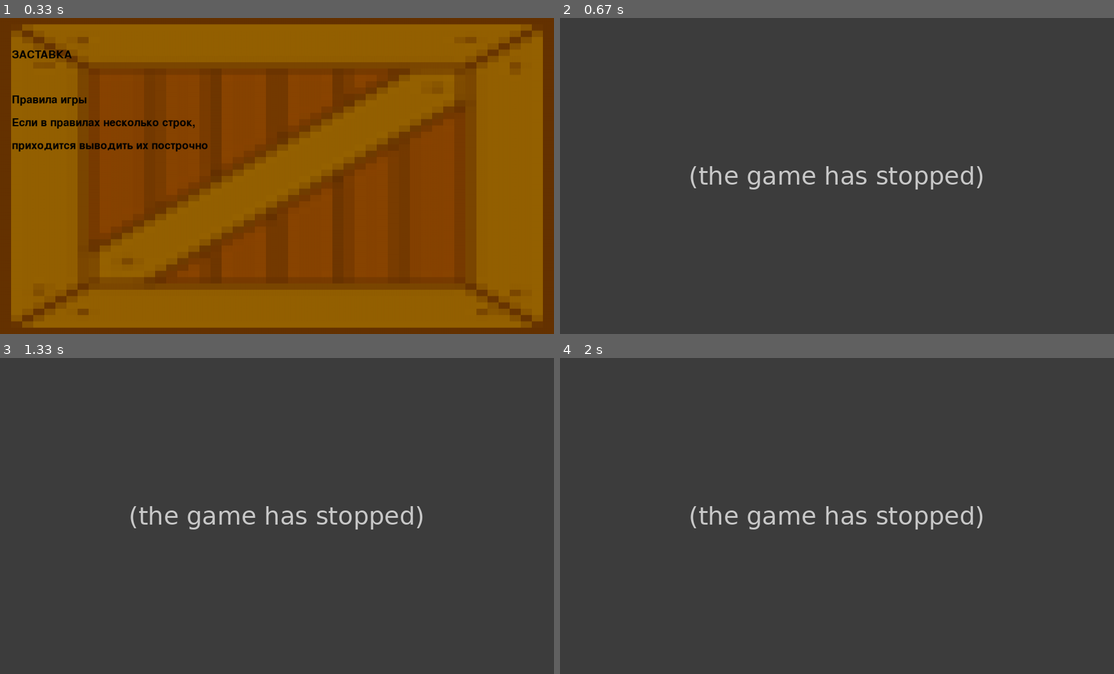
Above: before the commit, frames 1-4 (two rows, left to right).
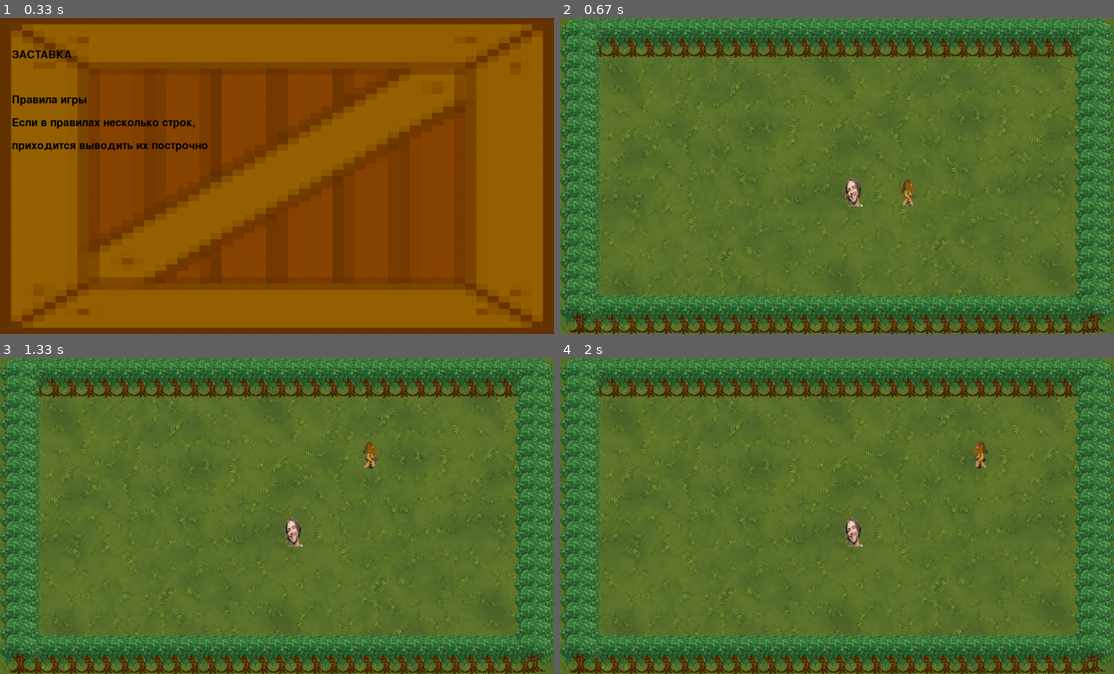
Above: after the commit, the same moments.

Repository: Throddy/PyGame
Game: pygame game, started from main.py
The game is run twice, just before and just after one commit, with the same random seed, the same clock (stepped at 60 frames per second) and the same inputs.
Inputs:
- Up to frame 1 (0.33 s): no input
- Up to frame 2 (0.67 s): hold D from 0.33 s (still down)
- Up to frame 3 (1.33 s): release D at 0.8 s; hold W 0.83-1.3 s
- Up to frame 4 (2 s): hold D 1.33-1.8 s; hold A from 1.83 s (still down)

Frame 1 is identical in both runs. In frame 2, 97% of the frame differs, in the area x 0-100%, y 0-100%; in frame 3, 97%; in frame 4, 97%.
Error before the commit: TypeError: unsupported operand type(s) for +: 'int' and 'str' (main.py line 194); the game stopped at 0.33 s (later frames are placeholders)

Commit message:
MadeMCMovingAnimation

Diff:
--- a/main.py
+++ b/main.py
@@ -27,21 +27,41 @@
 
 
 def convert_gif(name):
-    path = os.path.join(f'data\{name}')
+    path = os.path.join(f'data/{name}')  # Заменил \ на / для кроссплатформенности
     if not os.path.isfile(path):
         print(f"Файл с изображением '{path}' не найден")
         sys.exit()
+
     gif = Image.open(path)
     frames = []
+
+    # Определяем прозрачный цвет (если есть)
+    transparent_color = None
+    if gif.info.get("transparency") is not None:
+        transparent_color = gif.info["transparency"]
+
     while True:
-        frame = gif.copy().convert("RGBA")
-        pygame_frame = pygame.image.fromstring(frame.tobytes(), frame.size, "RGBA")
+        frame = gif.convert("RGBA")  # Преобразуем в RGBA
+
+        # Создаем новое изображение с прозрачностью
+        new_frame = Image.new("RGBA", frame.size, (0, 0, 0, 0))
+
+        # Копируем пиксели, игнорируя фон
+        for x in range(frame.width):
+            for y in range(frame.height):
+                pixel = frame.getpixel((x, y))
+                if transparent_color is None or pixel[:3] != (transparent_color, transparent_color, transparent_color):
+                    new_frame.putpixel((x, y), pixel)
+
+        # Преобразуем в Pygame-совместимый формат
+        pygame_frame = pygame.image.fromstring(new_frame.tobytes(), new_frame.size, "RGBA")
         frames.append(pygame_frame)
 
         try:
             gif.seek(gif.tell() + 1)
         except EOFError:
             break
+
     return frames
 
 
@@ -160,13 +180,19 @@
 class Player(pygame.sprite.Sprite):
     def __init__(self, pos_x, pos_y):
         super().__init__(player_group, all_sprites)
-        self.frames = player_media['moving']
+        self.frames_amount = len(player_media['moving'])
+        self.frames = {'l': player_media['moving'],
+                       'r': list(map(lambda pic:
+                                     pygame.transform.flip(pic, True, False),
+                                     player_media['moving']))}
         self.cur_frame = 0
-        self.angles = angles_dict
-        self.image = make_img(self.frames[self.cur_frame], width, height, MC_width, MC_height)
+        self.frame_delay = 3
+        self.time_counter = 0
+        self.save_dir = 'r'
+        self.image = make_img(self.frames[self.save_dir][0], width, height, MC_width, MC_height)
         self.rect = self.image.get_rect().move(
              pos_x + 15, pos_y + 5)
-        self.direction = 'f'
+        self.prev_direction = ''
 
     def resize(self, SW, SH):
         global MC_width, MC_height, width, height
@@ -176,7 +202,7 @@
         MC_width, MC_height = new_W, new_H
 
     def update(self, keys, vx=0, vy=0):
-        l, r, f, d = 0, 0, 0, 0
+        l, r, f, d = '', '', '', ''
         if not keys[pygame.K_SPACE]:
             if keys[pygame.K_a]:
                 vx = -mc_def_v
@@ -191,7 +217,7 @@
                 vy = mc_def_v
                 d = 'd'
 
-            cur_direction = f + d + l + r
+            cur_direction = l + r + f + d
 
             if abs(vx) == abs(vy) == mc_def_v:
                 vx = vx / (2 ** 0.5)
@@ -207,43 +233,25 @@
                 self.rect.y -= vy
                 vy = 0
 
-            self.cur_frame = (self.cur_frame + 1) % len(self.frames)
-            self.image = make_img(self.frames[self.cur_frame], width, height, MC_width, MC_height)
-            if cur_direction != self.direction:
-                self.image = pygame.transform.rotate(self.image, self.angles[cur_direction])
-            self.direction = cur_direction
-
-            """
-            if f:
-                if r:
-                    self.image = make_img(self.images['fr'], width, height, MC_width, MC_height)
-                    self.direction = 'fr'
-                elif l:
-                    self.image = make_img(self.images['fl'], width, height, MC_width, MC_height)
-                    self.direction = 'fl'
+            self.time_counter += 1
+            if self.time_counter >= self.frame_delay:
+                self.cur_frame = (self.cur_frame + 1) % self.frames_amount
+                if cur_direction not in 'fd ':
+                    self.image = make_img(self.frames[cur_direction[0]][self.cur_frame], width, height, MC_width, MC_height)
                 else:
-                    self.image = make_img(self.images['f'], width, height, MC_width, MC_height)
-                    self.direction = 'f'
-            elif d:
-                if r:
-                    self.image = make_img(self.images['dr'], width, height, MC_width, MC_height)
-                    self.direction = 'dr'
-                elif l:
-                    self.image = make_img(self.images['dl'], width, height, MC_width, MC_height)
-                    self.direction = 'dl'
-                else:
-                    self.image = make_img(self.images['d'], width, height, MC_width, MC_height)
-                    self.direction = 'd'
-            elif r:
-                self.image = make_img(self.images['r'], width, height, MC_width, MC_height)
-                self.direction = 'r'
-            elif l:
-                self.image = make_img(self.images['l'], width, height, MC_width, MC_height)
-                self.direction = 'l'
-            else:
-                self.image = make_img(self.images['stay'], width, height, MC_width, MC_height)
-                self.direction = 'f'
-            """
+                    if cur_direction in 'fd':
+                        if self.prev_direction not in 'fd ': # не пауза фд == норм двиэ
+                            self.save_dir = self.prev_direction
+                            self.image = make_img(self.frames[self.save_dir[0]][self.cur_frame], width, height, MC_width, MC_height)
+                        elif self.prev_direction not in ' ':    # == fd
+                            self.image = make_img(self.frames[self.save_dir[0]][self.cur_frame], width, height, MC_width, MC_height)
+                        else:
+                            self.cur_frame = 0
+                            self.image = make_img(self.frames[self.save_dir[0]][self.cur_frame], width, height, MC_width, MC_height)
+                    else:
+                        self.image = make_img(self.frames[self.save_dir[0]][0], width, height, MC_width, MC_height)
+                self.prev_direction = cur_direction
+                self.time_counter = 0
 
         else:
             self.rect.x, self.rect.y = width // 2, height // 2
@@ -391,7 +399,7 @@
 angles_dict = {'f': ...}
 
 MC_width, MC_height = 50, 70
-mc_def_v = 10
+mc_def_v = 7
 MCbullet_width, MCbullet_height = 40, 40
 bullet_def_v = 20
 tree_width = tree_height = 100
Binary file changed: data/game/MC_moving/MCwalk.gif
